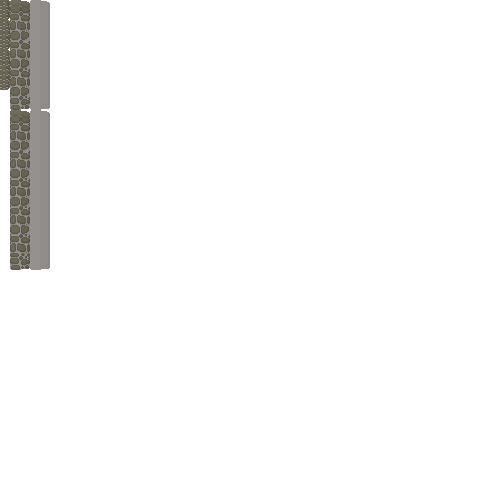
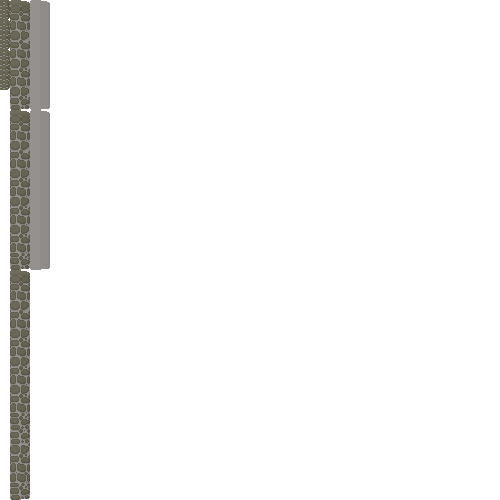
Layers edited between the first and the second 500 × 500 image:
painted on "Background" over 10, 270, 30, 500
